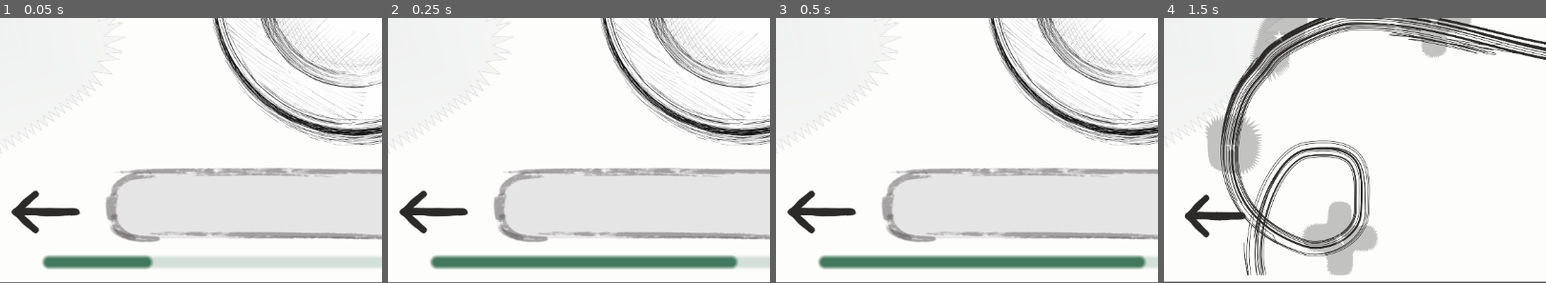
Above: before the commit, frames 1-4 (left to right).
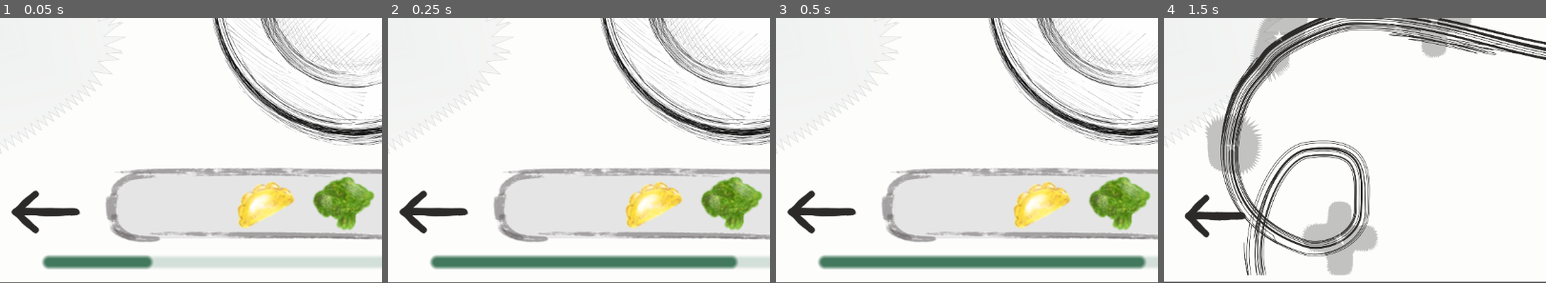
Above: after the commit, the same moments.

Repository: TTIP-e-vidente/e-vidente
Game: Godot game, scene res://niveles/nivel_1/Level.tscn
Two runs of this game, one before a commit and one after it. Both use one fixed random seed, a clock stepped at 60 frames per second and the inputs below. This scene is started directly instead of the project's main scene. Sound files missing from this copy of the repository are replaced by a short silence.
Inputs (mouse positions are % of the whole screen's width and height, from its top left):
- Up to frame 1 (0.05 s): no input
- Up to frame 2 (0.25 s): no input
- Up to frame 3 (0.5 s): no input
- Up to frame 4 (1.5 s): click (8, 87) at 0.5 s; click (88, 32) at 1.25 s
The pictures show only the part of the screen within x 2-52%, y 50-100%; the shares and areas given below are measured in that part.

The runs differ from the first frame. In frame 1, 3.7% of the frame differs, in the area x 62-98%, y 59-81%; in frame 2, 3.7%; in frame 3, 3.7%; in frame 4, nothing differs.

Commit message:
fix: meal_sprite y condition_sprite son opcionales en conectar_escena_nodos

Diff:
--- a/project/niveles/manager_level.gd
+++ b/project/niveles/manager_level.gd
@@ -921,8 +921,10 @@
 	level_resource.ensenanza = GameChapterAssetCatalogScript.resolver_textura(
 		active_run_data.get("teaching_texture_path", "")
 	)
-	meal_sprite.texture = level_resource.comida
-	condition_sprite.texture = level_resource.condicion
+	if is_instance_valid(meal_sprite):
+		meal_sprite.texture = level_resource.comida
+	if is_instance_valid(condition_sprite):
+		condition_sprite.texture = level_resource.condicion
 	teaching_sprite.texture = level_resource.ensenanza
 	_aplicar_ayuda_visual_de_arrastre()
 
@@ -934,17 +936,15 @@
 	condition_sprite = level_scene.get_node_or_null("Globo texto/Condition") as Sprite2D
 	teaching_sprite = level_scene.get_node_or_null("Ensenanza") as Sprite2D
 
-	var all_connected := (
+	var mandatory_connected := (
 		is_instance_valid(plato)
-		and is_instance_valid(meal_sprite)
-		and is_instance_valid(condition_sprite)
 		and is_instance_valid(teaching_sprite)
 	)
-	if not all_connected:
+	if not mandatory_connected:
 		push_error(
-			"ManagerLevel no pudo resolver Plato, Meal, Condition o Ensenanza en la escena actual."
+			"ManagerLevel no pudo resolver Plato o Ensenanza en la escena actual."
 		)
-	return all_connected
+	return mandatory_connected
 
 
 # --- Generación y restauración de items --------------------------------------
